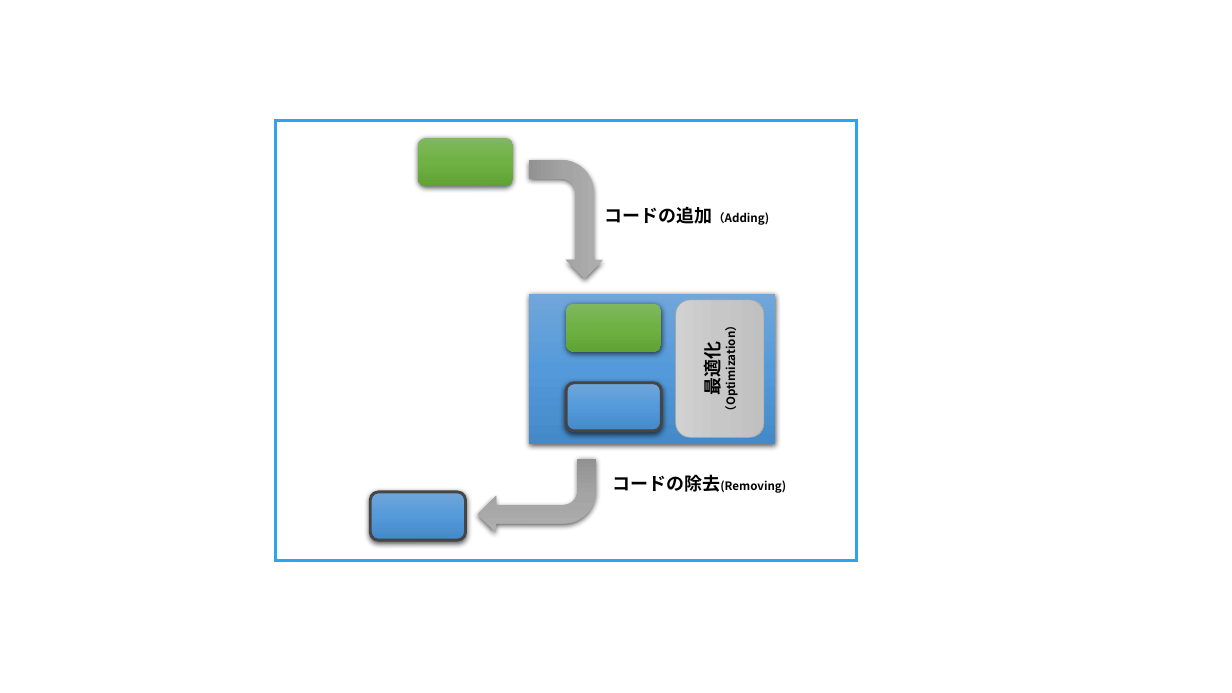
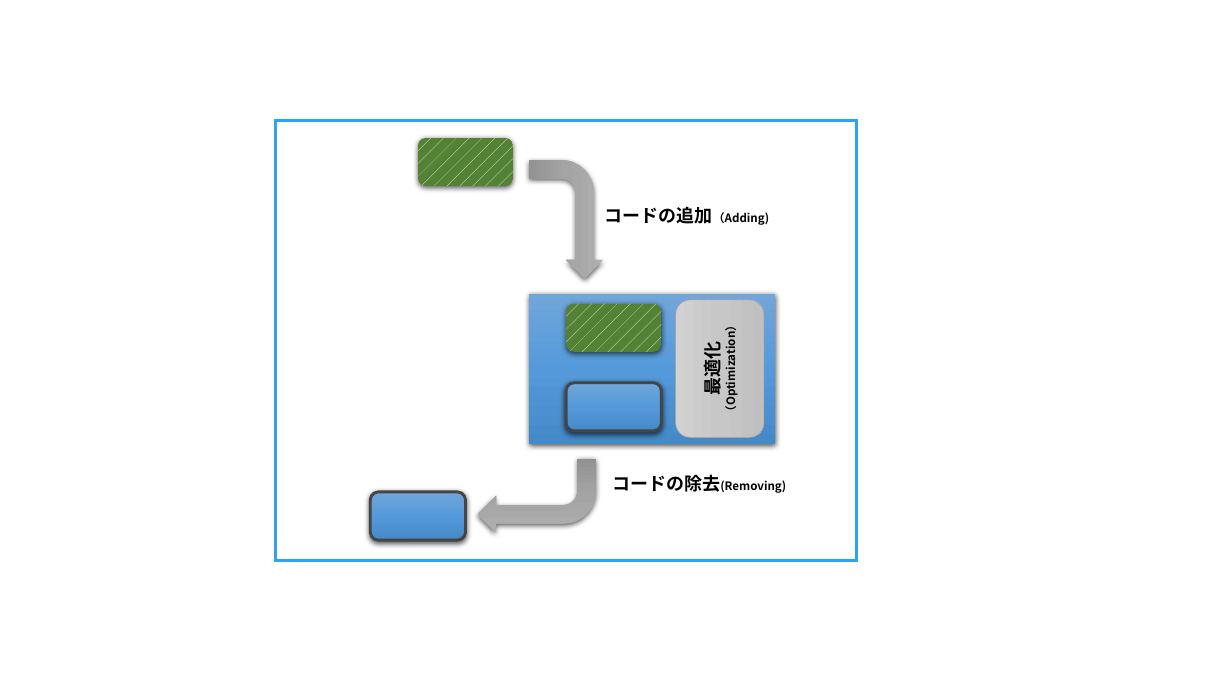
Before and after one commit to lf-j/OpenChain-Trans_FOR_TEAM, a slide deck: slide 4 of misc/Figures_M&A_paper_JP.pptx. Drawn at 1232x693 pixels with LibreOffice and Linux fonts; fonts in the diff are those of the drawing. Boxes give left, top, right and bottom in pixels: in the first picture for what was removed or moved away, otherwise in the second. Text is boxed around its words. In the diff, an @@ line names an element or a change of style, - is before the commit and + after.

```diff
--- a/misc/Figures_M&A_paper_JP.pptx
+++ b/misc/Figures_M&A_paper_JP.pptx
@@ rounded rectangle at (418, 138, 513, 186): fill gradient #81B861 to #6FB242 to #62A336 to pattern #FFFFFF on #548235 @@
@@ rounded rectangle at (567, 304, 662, 352): fill gradient #81B861 to #6FB242 to #62A336 to pattern #FFFFFF on #548235 @@
```
Also in this commit, not shown: 4 other slides changed, 1 slide added, 2 other files.
